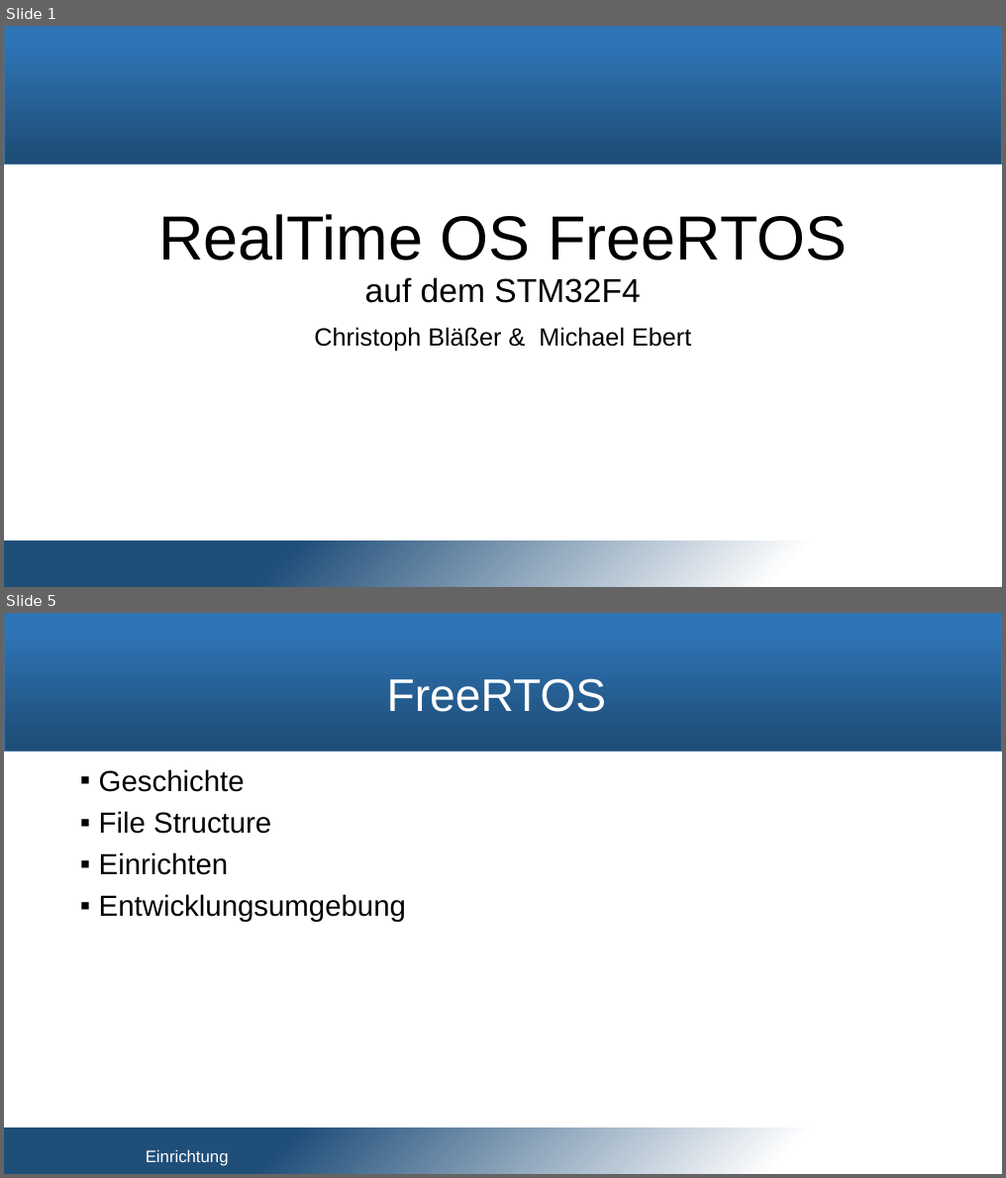
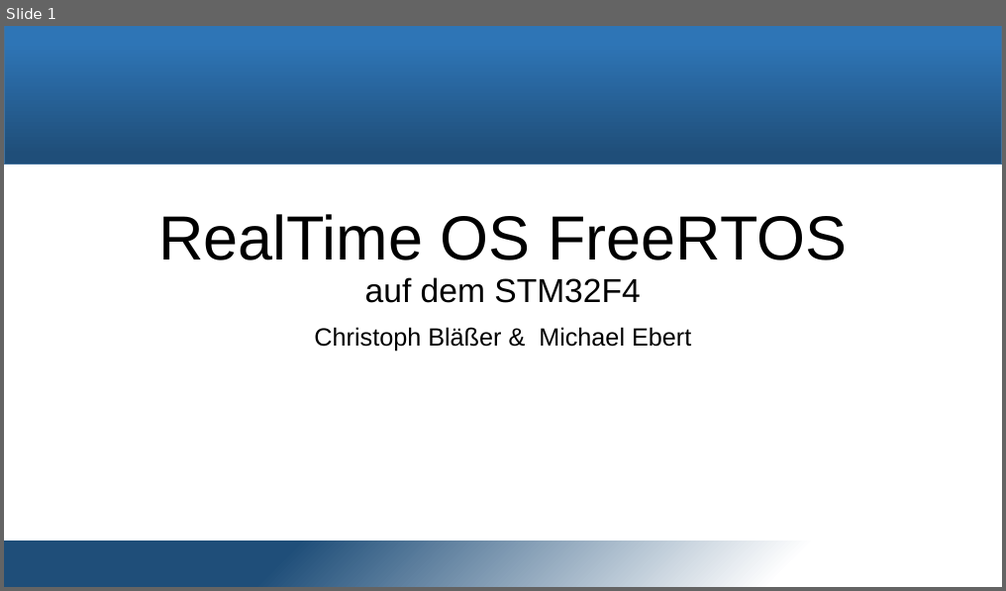
Before and after one commit to snobz/Seminar_BS_2017, a slide deck: Päsi/Seminar Betriebssysteme.pptx. Shown one above the other, each under a label of ours: slides 1 and 5 before the commit, slide 1 after it; the slides between them are not shown. The pictures are 1006x1178 and 1006x591 pixels, drawn with LibreOffice and Linux fonts; fonts in the diff are those of the drawing; background and template pictures are left out. Boxes give left, top, right and bottom in pixels: in the first picture for what was removed or moved away, otherwise in the second. Text is boxed around its words. In the diff, an @@ line names an element or a change of style, - is before the commit and + after.

```diff
--- a/Päsi/Seminar Betriebssysteme.pptx
+++ b/Päsi/Seminar Betriebssysteme.pptx
@@ slide 5 removed at bbox=[4, 613, 1002, 1174], background #FFFFFF; not listed: 2 template elements that a slide beside it also shows @@
@@ title removed at bbox=[387, 678, 607, 712] @@
-FreeRTOS
@@ text removed at bbox=[99, 769, 406, 922] @@
-▪ Geschichte
-▪ File Structure
-▪ Einrichten
-▪ Entwicklungsumgebung
@@ text removed at bbox=[146, 1151, 229, 1166] @@
-Einrichtung
```
Also in this commit, not shown: 6 slides added, 11 other slides removed, 3 other files.
